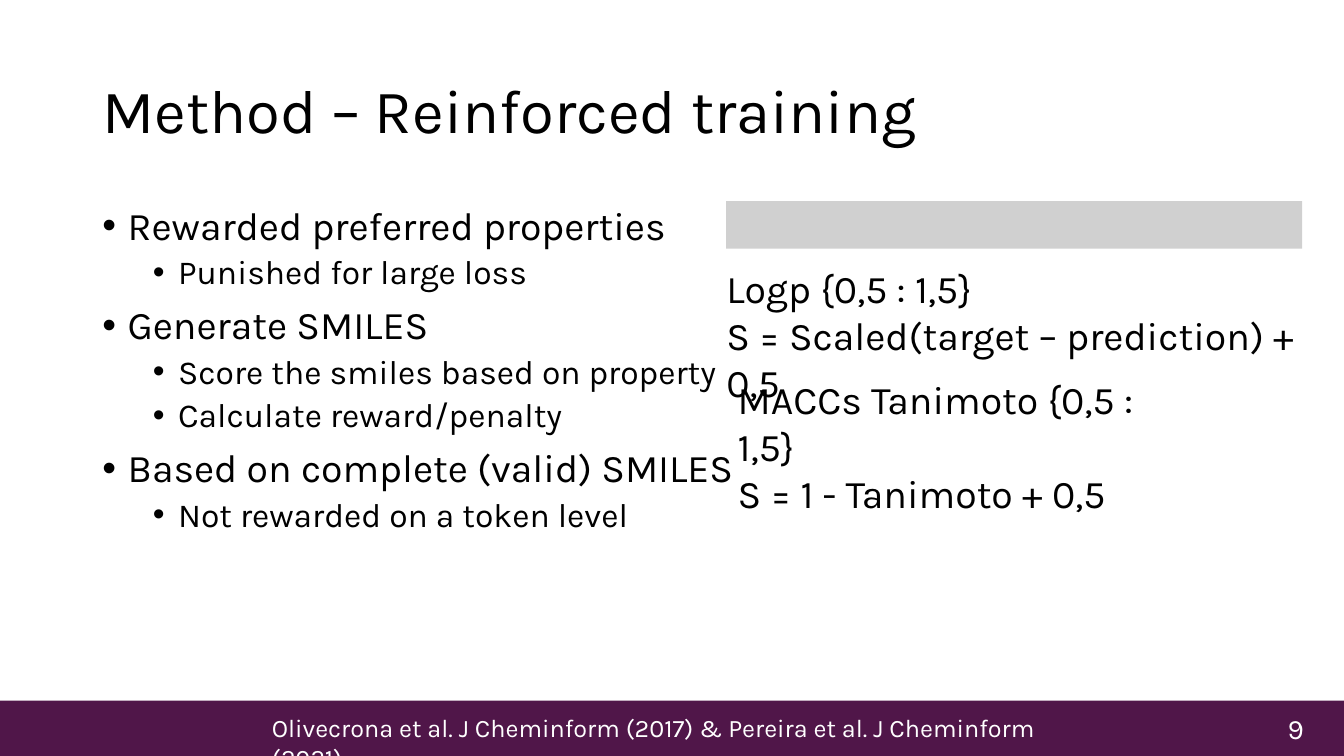
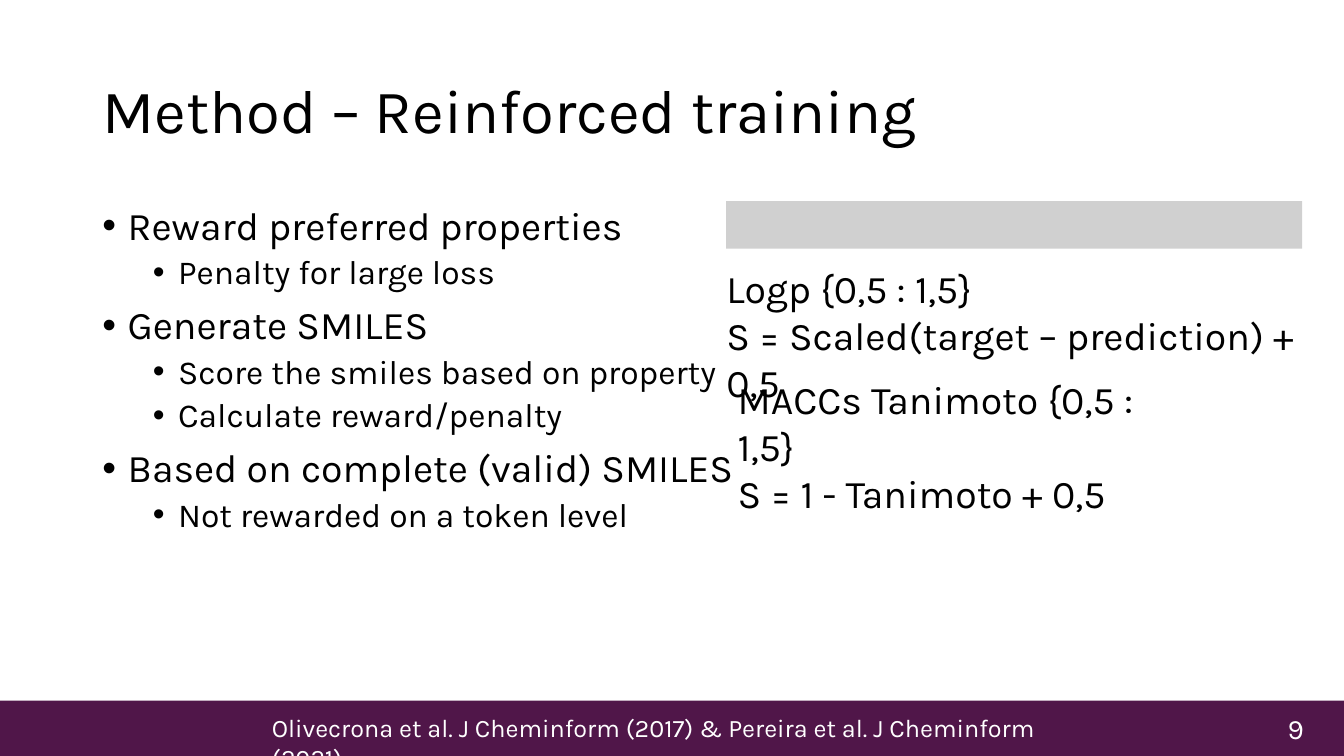
Before and after one commit to Martijn-075/ML4Chem-project-3-IV-MO, a slide deck: slide 9 of Presentation ML4CHEM project 3 iv MO.pptx. Drawn at 1344x756 pixels with LibreOffice and Linux fonts; fonts in the diff are those of the drawing; grey boxes stand for pictures; background and template pictures are left out. Boxes give left, top, right and bottom in pixels: in the first picture for what was removed or moved away, otherwise in the second. Text is boxed around its words. In the diff, an @@ line names an element or a change of style, - is before the commit and + after.

```diff
--- a/Presentation ML4CHEM project 3 iv MO.pptx
+++ b/Presentation ML4CHEM project 3 iv MO.pptx
@@ text at (128, 213, 623, 293): text changed @@
-• Rewarded preferred properties
-  • Punished for large loss
+• Reward preferred properties
+  • Penalty for large loss
```
Also in this commit, not shown: 9 other slides changed, 8 other files.
